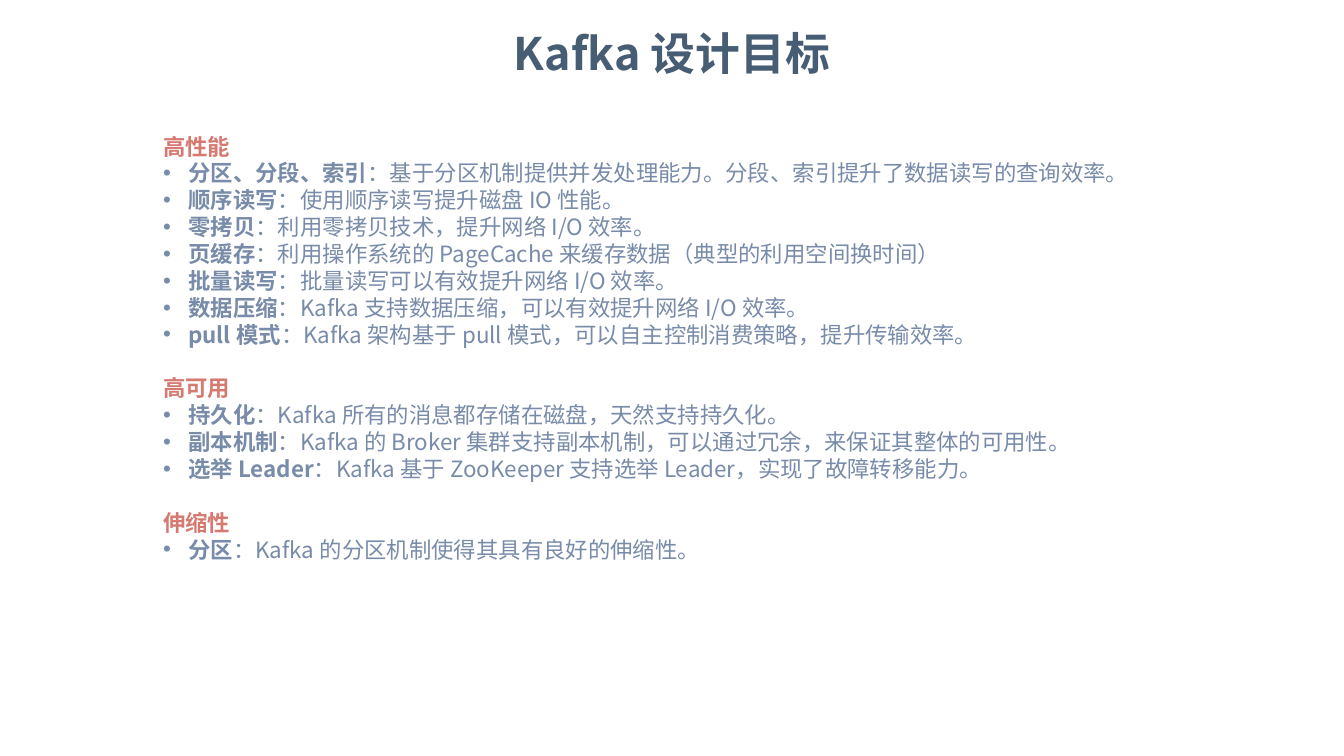
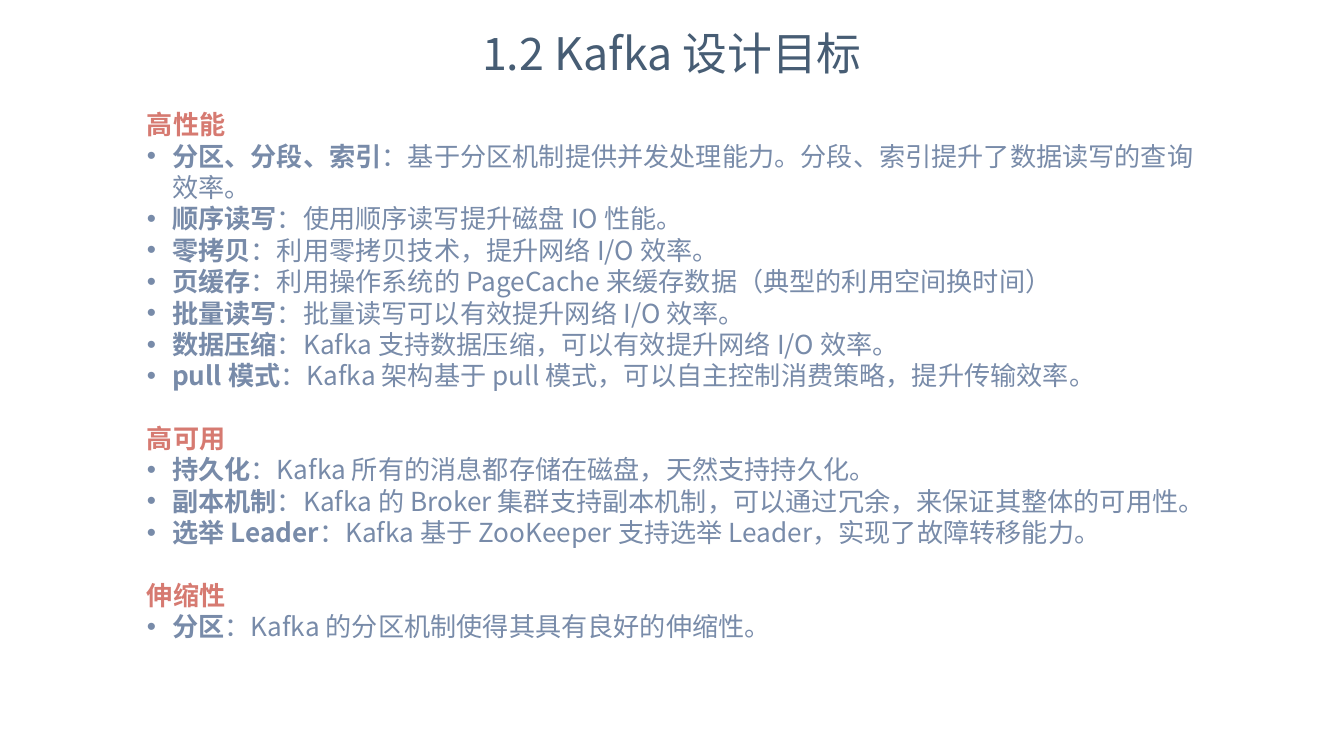
Before and after one commit to dunwu/bigdata-tutorial, a slide deck: slide 5 of assets/kafka/kafka.pptx (slide 4 before the commit). Drawn at 1344x756 pixels with LibreOffice and Linux fonts; fonts in the diff are those of the drawing; background and template pictures are left out. Boxes give left, top, right and bottom in pixels: in the first picture for what was removed or moved away, otherwise in the second. Text is boxed around its words. In the diff, an @@ line names an element or a change of style, - is before the commit and + after.

```diff
--- a/assets/kafka/kafka.pptx
+++ b/assets/kafka/kafka.pptx
@@ text at bbox=[482, 32, 862, 74]: text changed; font Noto Sans CJK SC to Noto Sans CJK JP; bold off @@
-Kafka 设计目标
+1.2 Kafka 设计目标
@@ text "高性能": place and size @@
-text "高性能" at bbox=[163, 136, 1128, 560]
+text "高性能" at bbox=[147, 112, 1205, 638]
@@ text "高性能" at bbox=[147, 112, 1205, 638]: size 12 to 14 pt @@
```
Also in this commit, not shown: 19 other slides changed, 5 slides added, 18 slides removed, 3 other files.
